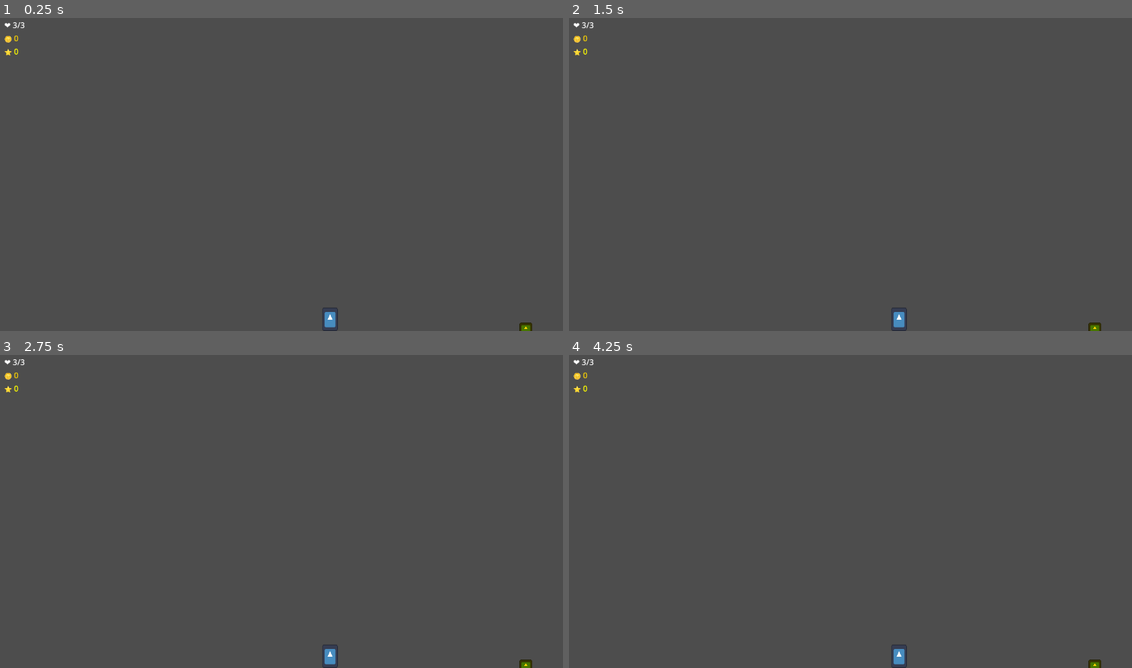
Above: before the commit, frames 1-4 (two rows, left to right).
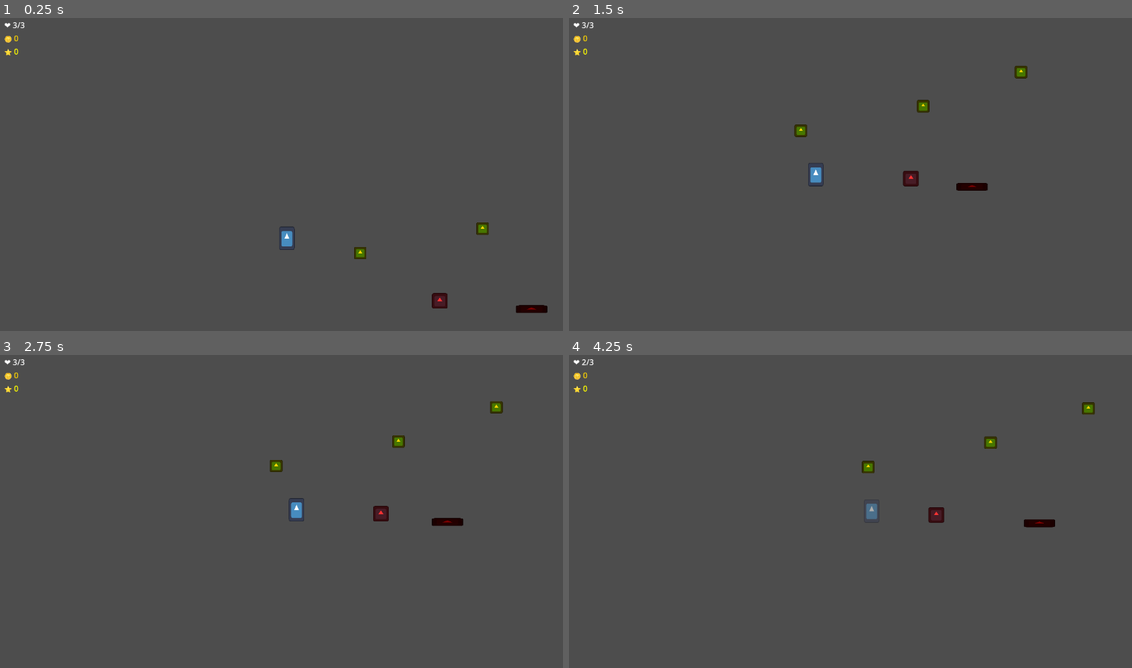
Above: after the commit, the same moments.

Repository: 925236118/godot_game_platform_example
Game: Godot game, scene res://scenes/Main.tscn
The game is run twice, just before and just after one commit, with the same random seed, the same clock (stepped at 60 frames per second) and the same inputs. The engine's default icon, where the game draws it, is replaced by a stand-in: a white triangle on a blue panel in a dark square.
Inputs:
- Up to frame 1 (0.25 s): no input
- Up to frame 2 (1.5 s): hold D (move_right) from 0.53 s (still down); tap W (jump) at 0.77 s
- Up to frame 3 (2.75 s): tap W (jump) at 1.52 s; release D (move_right) at 2.03 s; hold A (move_left) from 2.03 s (still down)
- Up to frame 4 (4.25 s): release A (move_left) at 2.78 s; hold D (move_right) from 2.78 s (still down); tap W (jump) at 3.02, 3.77 s

The runs differ from the first frame. In frame 1, 0.8% of the frame differs, in the area x 49-98%, y 65-100%; in frame 2, 0.9%, in the area x 39-95%, y 15-100%; in frame 3, 0.9%; in frame 4, 0.9%.
Error before the commit: Parse Error: Cannot find member "LANDING" in base "PlatformerPlayer.State". (res://scripts/Player.gd:180)

Commit message:
fix: add missing LANDING state to PlatformerPlayer State enum

Diff:
--- a/scripts/Player.gd
+++ b/scripts/Player.gd
@@ -33,6 +33,7 @@
 	RUNNING,
 	JUMP,
 	FALL,
+	LANDING,
 	WALL_SLIDING,
 	WALL_JUMP,
 	DASHING,
